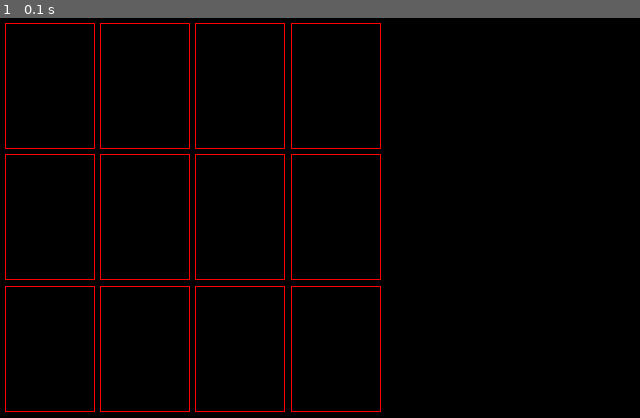
Above: before the commit, frame 1.
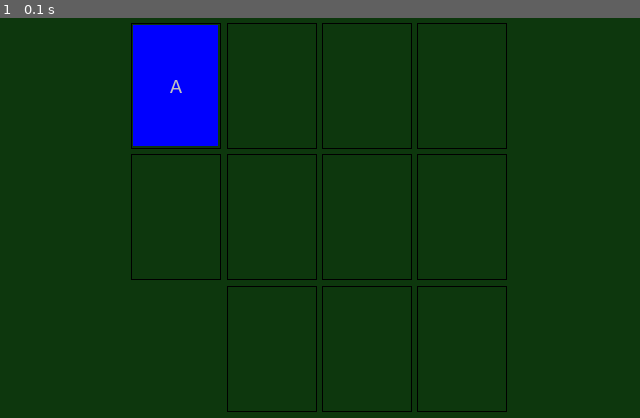
Above: after the commit, the same moment.

Repository: alexetsnyder/OuroborosPython
Game: pygame game, started from Pygame/FourSeasons/four_seasons.py
The game is run twice, just before and just after one commit, with the same random seed, the same clock (stepped at 60 frames per second) and the same inputs.
Inputs:
- Up to frame 1 (0.1 s): no input

The runs differ from the first frame. In frame 1, 99% of the frame differs, in the area x 0-100%, y 0-100%.

Commit message:
Centered and added Card
The card table is centered, and I added one card, and gave it a very basic graphic representation.

Diff:
--- a/Pygame/FourSeasons/four_seasons.py
+++ b/Pygame/FourSeasons/four_seasons.py
@@ -54,7 +54,7 @@
 		self.font_color = font_color
 
 class RenderText:
-	def __init__(self, text_str, position=(0,0), font_info=FontInfo()):
+	def __init__(self, text_str, position=(0, 0), font_info=FontInfo()):
 		self.text_str = text_str
 		self.font_info = font_info
 		self.x, self.y = self.position = position
@@ -72,30 +72,8 @@
 		self.w, self.h = self.size = self.font.get_rect(self.text_str).size
 		return self.size
 
-	def draw_to(self, surface):
-		self.font.render_to(surface, (self.x - self.w / 2, self.y - self.h / 2), self.text_str, self.font_info.font_color)
-
-class Suits:
-	DIAMONDS = 0
-	HEARTS   = 1
-	SPADES   = 2
-	CLUBS    = 3
-
-CARD_REPR = {
-	 1 :  'A',
-	 2 :  '2',
-	 3 :  '3',
-	 4 :  '4',
-	 5 :  '5',
-	 6 :  '6',
-	 7 :  '7',
-	 8 :  '8',
-	 9 :  '9',
-	10 : '10',
-	11 :  'J',
-	12 :  'Q',
-	13 :  'K'
-}
+	def draw(self, surface):
+		self.font.render_to(surface, (int(self.x - self.w // 2), int(self.y - self.h // 2)), self.text_str, self.font_info.font_color)
 
 class Shape:
 	def __init__(self, center, size,  color, width=0):
@@ -130,22 +108,56 @@
 		return v.v0 <= self.w and v.v1 <= self.h
 
 	def draw(self, surface):
-		pygame.draw.rect(surface, self.color, pygame.Rect(self.top_left, self.size), self.width)
+		pygame.draw.rect(surface, self.color, pygame.Rect(self.top_left, self.size), int(self.width))
 
 class Card:
-	def __init__(self, value, suit):
+	class Suits:
+		DIAMONDS = 0
+		HEARTS   = 1
+		SPADES   = 2
+		CLUBS    = 3
+
+    #Do the oposite of this
+	CARD_REPR = {
+		 1 :  'A',
+		 2 :  '2',
+		 3 :  '3',
+		 4 :  '4',
+		 5 :  '5',
+		 6 :  '6',
+		 7 :  '7',
+		 8 :  '8',
+		 9 :  '9',
+		10 : '10',
+		11 :  'J',
+		12 :  'Q',
+		13 :  'K'
+	}
+
+	def __init__(self, value, suit, slot):
 		self.suit = suit
 		self.value = value
-
-	def update(self):
-		pass
-
-	def draw(self, surface):
-		pass
+		self.slot = slot
+		x, y = slot.rect.top_left
+		w, h = slot.rect.size
+		mw, mh = (5, 5)
+		self.text = RenderText(Card.CARD_REPR[value], (x + w // 2,  y + h // 2))
+		self.rect = Rect((x + mw // 2, y + mh // 2), (w - mw, h - mh), Color.BLUE)
+
+	def update(self):
+		self.text.update()
+		self.rect.update()
+
+	def draw(self, surface):
+		self.rect.draw(surface)
+		self.text.draw(surface)
 
 class Deck:
-	def __init__(self):
-		pass
+	def __init__(self, count=52):
+		self.deck = []
+
+	def create(self):
+		self.deck.append(Card(1, Card.DIAMONDS, 3))
 
 	def shuffle(self):
 		pass
@@ -161,10 +173,10 @@
 
 class CardSlot:
 	def __init__(self, position, size):
-		self.rect = Rect(position, size, Color.RED, 1)
+		self.rect = Rect(position, size, Color.BLACK, 1)
 
 	def set_position(self, position):
-		self.rect.set_center(position)
+		self.rect.top_left = position
 
 	def update(self):
 		self.rect.update()
@@ -176,6 +188,7 @@
 	def __init__(self, x, y):
 		self.x = x
 		self.y = y
+		self.pair = (x, y)
 
 class CardTable:
 	CARD_SIZE_RATIO = 2.5 / 3.5
@@ -195,6 +208,7 @@
 		self.right_bottom = Pair(self.right_x, self.bottom_y)
 		self.card_slots = []
 		self.create()
+		self.card = Card(1, Card.Suits.DIAMONDS, self.card_slots[0])
 
 	def set_size(self, size):
 		self.w, self.h = self.size = size
@@ -210,7 +224,6 @@
 		min_width = (2 * self.half_w - 5 * self.mw) / 4
 		total_width = 4 * temp_cw + 5 * self.mw
 		while  total_width > self.w and not total_width <= min_width:
-			print('In while loop...')
 			self.card_height -= 10
 			temp_cw = self.card_height * CardTable.CARD_SIZE_RATIO
 			total_width = 4 * temp_cw + 5 * self.mw
@@ -228,12 +241,13 @@
 
 	def recenter(self):
 		extra_w = (self.w - (4 * self.card_width  + 5 * self.mw)) / 2
+		extra_h = (self.h - (3 * self.card_height + 4 * self.mh)) / 2
 		print(extra_w)
 		for i in range(4):
 			for j in range(3):
 				card_slot = self.card_slots[4 * j + i]
-				x, y = card_slot.rect.center
-				card_slot.set_position((x + extra_w, y))
+				x, y = card_slot.rect.top_left
+				card_slot.set_position((x + extra_w, y + extra_h))
 
 	def on_resize(self, position, size):
 		print(size)
@@ -246,8 +260,10 @@
 		pass
 
 	def draw(self, surface):
-		for card_slot in self.card_slots:
-			card_slot.draw(surface)
+		for i, card_slot in enumerate(self.card_slots):
+			if not i == 2:
+				card_slot.draw(surface)
+		self.card.draw(surface)
 
 class App:
 	WINDOW_SIZE = (640, 400)
@@ -271,10 +287,10 @@
 			self.card_table.on_resize((0, 0), self.size)
 
 	def update(self):
-		pass
+		self.card_table.update()
 
 	def draw(self):
-		self.surface.fill(Color.BLACK)
+		self.surface.fill(Color.FOREST_GREEN)
 		self.card_table.draw(self.surface)
 		pygame.display.flip()
 
--- a/Pygame/HelloWorldTemplates/HelloWorld.py
+++ b/Pygame/HelloWorldTemplates/HelloWorld.py
@@ -1,3 +1,4 @@
+#HelloWorldResizable.py
 import pygame
 from pygame import freetype
 
@@ -15,23 +16,32 @@
 	SILVER 		  = (192, 192, 192)
 
 class FontInfo:
-	def __init__(self, font_name, font_size, font_color):
+	def __init__(self, font_size=20, font_color=Color.SILVER, font_name='lucidaconsole'):
 		self.font_name = font_name
 		self.font_size = font_size
 		self.font_color = font_color
 
 class RenderText:
-	def __init__(self, text_str, font_info, position=(0,0)):
+	def __init__(self, text_str, position=(0,0), font_info=FontInfo()):
 		self.text_str = text_str
 		self.font_info = font_info
-		self.position = position
+		self.x, self.y = self.position = position
 		self.font = freetype.SysFont(self.font_info.font_name, self.font_info.font_size)
-		self.width = self.font.get_rect(self.text_str).width
-		self.height = self.font.get_rect(self.text_str).height
+		self.w, self.h = self.size = self.font.get_rect(self.text_str).size
+
+	def set_position(self, position):
+		self.x, self.y = self.position = position
+
+	def set_text(self, text_str):
+		self.text_str = text_str
+		return self.get_size()
+
+	def get_size(self):
+		self.w, self.h = self.size = self.font.get_rect(self.text_str).size
+		return self.size
 
 	def draw_to(self, surface):
-		x, y = self.position
-		self.font.render_to(surface, (x - self.width / 2, y - self.height / 2), self.text_str, self.font_info.font_color)
+		self.font.render_to(surface, (self.x - self.w / 2, self.y - self.h / 2), self.text_str, self.font_info.font_color)
 
 class App:
 	WINDOW_SIZE = (640, 400)
@@ -39,9 +49,9 @@
 	def __init__(self):
 		pygame.init()
 		self.running = True
-		self.font_info = FontInfo('lucidaconsole', 40, Color.WHITE)
-		self.surface = pygame.display.set_mode(App.WINDOW_SIZE, pygame.HWSURFACE)
-		self.text = RenderText('Hello World!', self.font_info, tuple(x // 2 for x in App.WINDOW_SIZE))
+		self.size = App.WINDOW_SIZE
+		self.surface = pygame.display.set_mode(self.size, pygame.RESIZABLE)
+		self.text = RenderText('Hello World!')
 
 	def on_event(self, event):
 		if event.type == pygame.QUIT:
@@ -49,6 +59,10 @@
 		elif event.type == pygame.KEYDOWN:
 			if event.key == pygame.K_ESCAPE:
 				self.running = False
+		elif event.type == pygame.VIDEORESIZE:
+			self.size = (event.w, event.h)
+			self.surface = pygame.display.set_mode(self.size, pygame.RESIZABLE)
+			self.text.set_position(tuple(x // 2 for x in self.size))
 
 	def update(self):
 		pass
@@ -58,19 +72,16 @@
 		self.text.draw_to(self.surface)
 		pygame.display.flip()
 
-	def game_loop(self):
+	def free(self):
+		pygame.quit()
+
+	def run(self):
 		while self.running:
 			for event in pygame.event.get():
 				self.on_event(event)
 			self.update()
 			self.draw()
-
-	def clean_up(self):
-		pygame.quit()
-
-	def run(self):
-		self.game_loop()
-		self.clean_up()
+		self.free()
 
 if __name__=='__main__':
 	app = App()
--- a/Pygame/HelloWorldTemplates/HelloWorldResizable.py
+++ /dev/null
@@ -1,88 +0,0 @@
-#HelloWorldResizable.py
-import pygame
-from pygame import freetype
-
-class Color:
-	WHITE  		  = (255, 255, 255)
-	BLACK  		  = (  0,   0,   0)
-	RED           = (255,   0,   0)
-	GREEN  		  = (  0, 255,   0)
-	SEA_GREEN     = ( 46, 139,  87)
-	FOREST_GREEN  = ( 13,  55,  13)
-	BLUE   		  = (  0,   0, 255)
-	DEEP_SKY_BLUE = (  0, 191, 255)
-	YELLOW 		  = (255, 255,   0)
-	SAND          = ( 76,  70,  50)
-	SILVER 		  = (192, 192, 192)
-
-class FontInfo:
-	def __init__(self, font_size=20, font_color=Color.SILVER, font_name='lucidaconsole'):
-		self.font_name = font_name
-		self.font_size = font_size
-		self.font_color = font_color
-
-class RenderText:
-	def __init__(self, text_str, position=(0,0), font_info=FontInfo()):
-		self.text_str = text_str
-		self.font_info = font_info
-		self.x, self.y = self.position = position
-		self.font = freetype.SysFont(self.font_info.font_name, self.font_info.font_size)
-		self.w, self.h = self.size = self.font.get_rect(self.text_str).size
-
-	def set_position(self, position):
-		self.x, self.y = self.position = position
-
-	def set_text(self, text_str):
-		self.text_str = text_str
-		return self.get_size()
-
-	def get_size(self):
-		self.w, self.h = self.size = self.font.get_rect(self.text_str).size
-		return self.size
-
-	def draw_to(self, surface):
-		self.font.render_to(surface, (self.x - self.w / 2, self.y - self.h / 2), self.text_str, self.font_info.font_color)
-
-class App:
-	WINDOW_SIZE = (640, 400)
-
-	def __init__(self):
-		pygame.init()
-		self.running = True
-		self.size = App.WINDOW_SIZE
-		self.surface = pygame.display.set_mode(self.size, pygame.RESIZABLE)
-		self.text = RenderText('Hello World!')
-
-	def on_event(self, event):
-		if event.type == pygame.QUIT:
-			self.running = False
-		elif event.type == pygame.KEYDOWN:
-			if event.key == pygame.K_ESCAPE:
-				self.running = False
-		elif event.type == pygame.VIDEORESIZE:
-			self.size = (event.w, event.h)
-			self.surface = pygame.display.set_mode(self.size, pygame.RESIZABLE)
-			self.text.set_position(tuple(x // 2 for x in self.size))
-
-	def update(self):
-		pass
-
-	def draw(self):
-		self.surface.fill(Color.BLACK)
-		self.text.draw_to(self.surface)
-		pygame.display.flip()
-
-	def free(self):
-		pygame.quit()
-
-	def run(self):
-		while self.running:
-			for event in pygame.event.get():
-				self.on_event(event)
-			self.update()
-			self.draw()
-		self.free()
-
-if __name__=='__main__':
-	app = App()
-	app.run()
